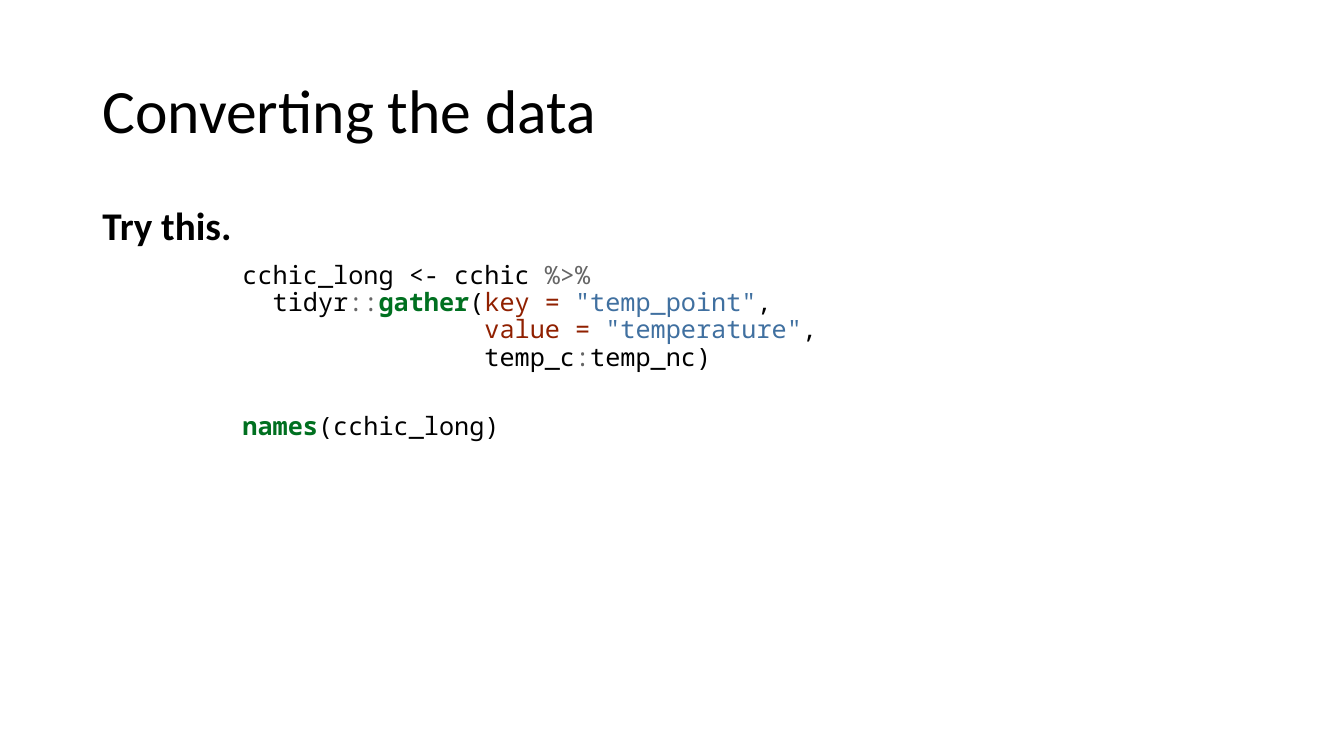
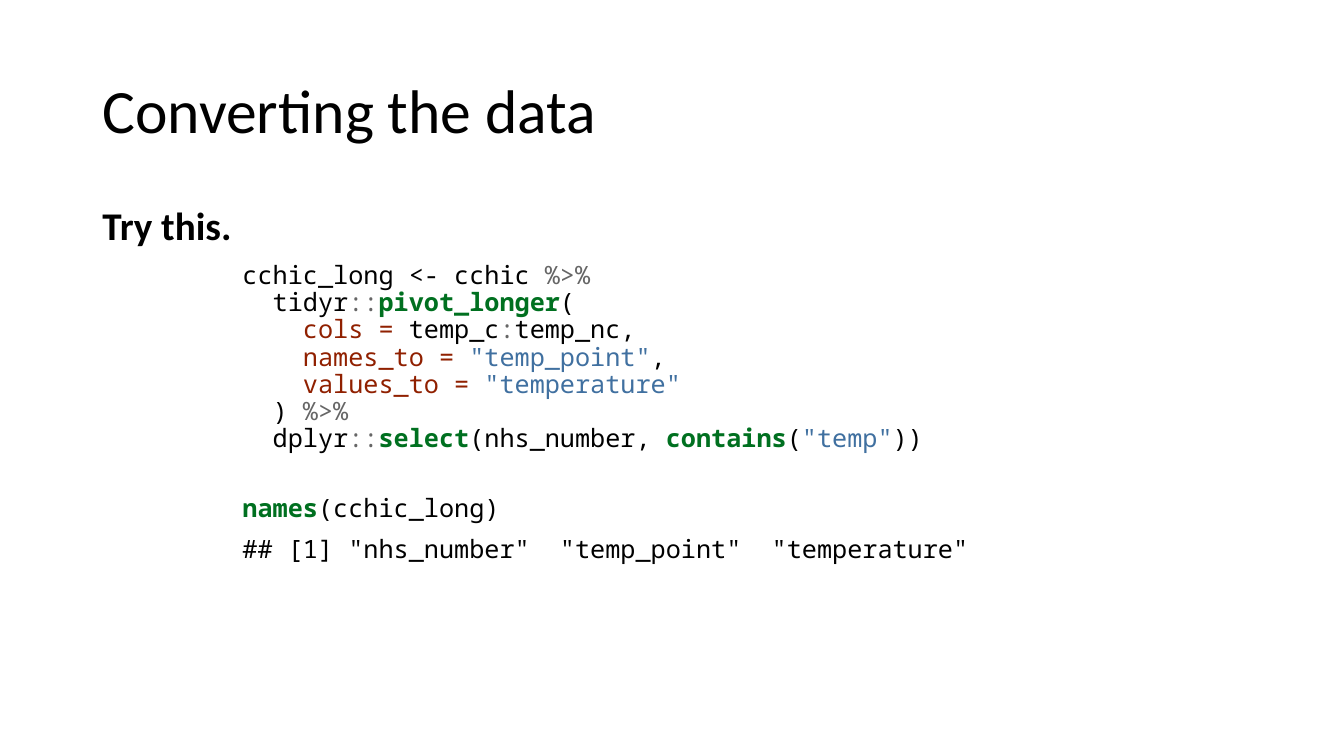
Before and after one commit to ClinicianCoders/ClinicianCoders, a slide deck: slide 31 of Workshops/Workshop4.pptx. Drawn at 1344x756 pixels with LibreOffice and Linux fonts; fonts in the diff are those of the drawing. Boxes give left, top, right and bottom in pixels: in the first picture for what was removed or moved away, otherwise in the second. Text is boxed around its words. In the diff, an @@ line names an element or a change of style, - is before the commit and + after.

```diff
--- a/Workshops/Workshop4.pptx
+++ b/Workshops/Workshop4.pptx
@@ text at [242,265,969,564]: text changed @@
-cchic_long <- cchic %>%
-tidyr::gather(key = "temp_point",
-value = "temperature",
-temp_c:temp_nc)
-names(cchic_long)
+cchic_long <- cchic %>%
+tidyr::pivot_longer(
+cols = temp_c:temp_nc,
+names_to = "temp_point",
+values_to = "temperature"
+) %>%
+dplyr::select(nhs_number, contains("temp"))
+names(cchic_long)
+## [1] "nhs_number" "temp_point" "temperature"
```
Also in this commit, not shown: 3 other slides changed, 1 slide added, 4 other files.
